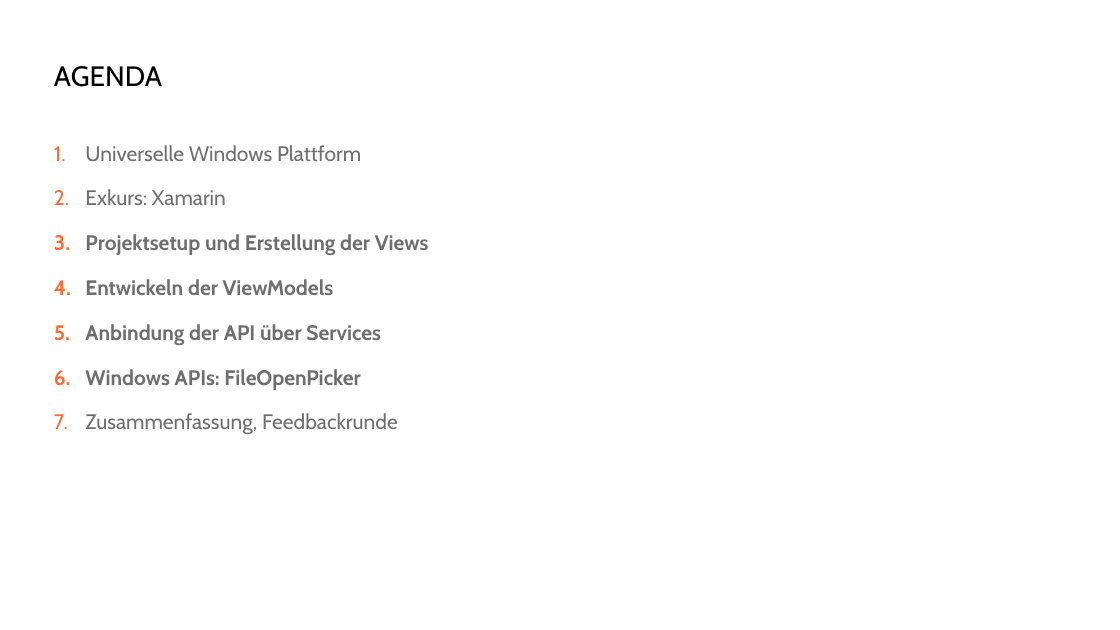
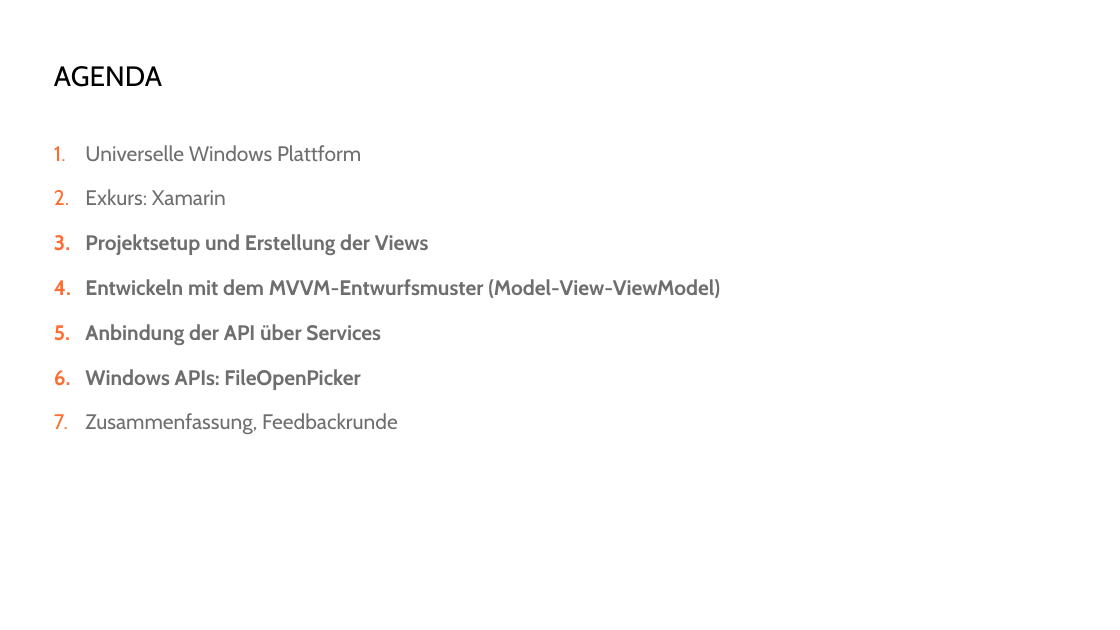
Before and after one commit to danielbeckmann/DotNETJumpStart, a slide deck: slide 4 of 06. Universal Windows Platform/Entwicklung einer App für die universelle Windows Plattform.pptx. Drawn at 1120x630 pixels with LibreOffice and Linux fonts; fonts in the diff are those of the drawing; background and template pictures are left out. Boxes give left, top, right and bottom in pixels: in the first picture for what was removed or moved away, otherwise in the second. Text is boxed around its words. In the diff, an @@ line names an element or a change of style, - is before the commit and + after.

```diff
--- a/06. Universal Windows Platform/Entwicklung einer App für die universelle Windows Plattform.pptx
+++ b/06. Universal Windows Platform/Entwicklung einer App für die universelle Windows Plattform.pptx
@@ text at <box>85,279,720,298</box>: text changed @@
-4. Entwickeln der ViewModels
+4. Entwickeln mit dem MVVM-Entwurfsmuster (Model-View-ViewModel)
```
Also in this commit, not shown: 5 other slides changed, 3 slides added, 4 other files.
